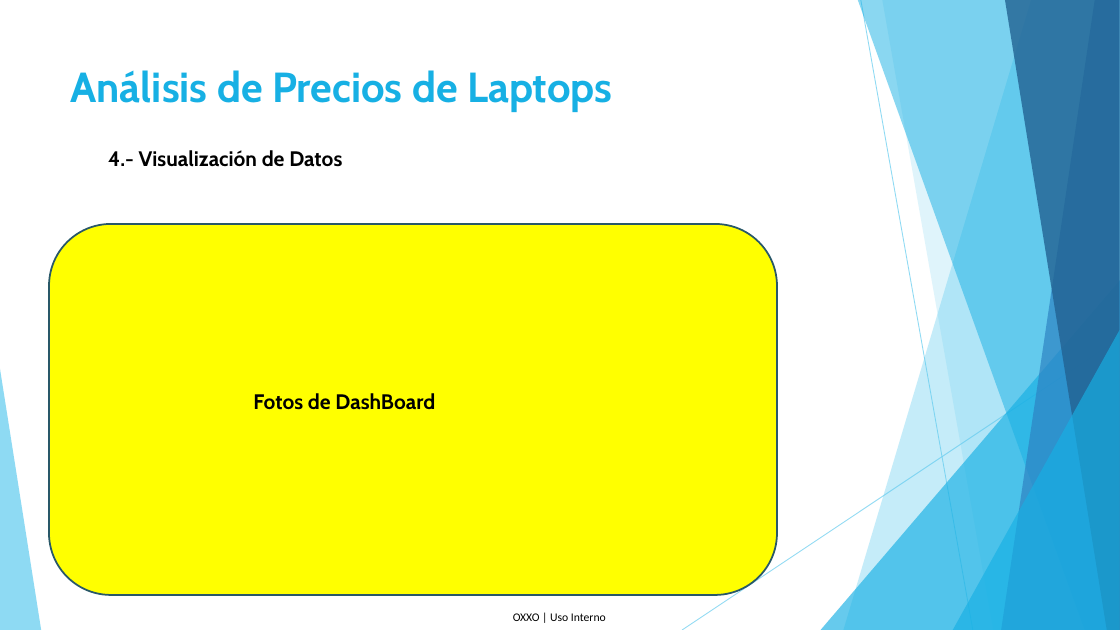
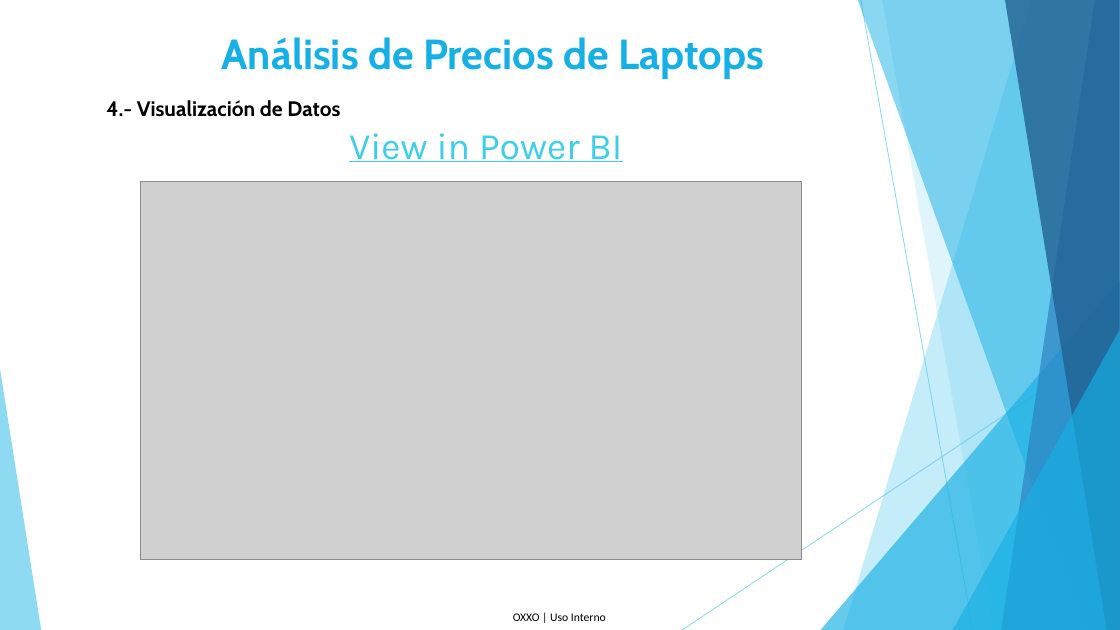
Before and after one commit to pinefox8383/Proyecto_Final_Diplomado, a slide deck: slide 9 of Presentación.pptx. Drawn at 1120x630 pixels with LibreOffice and Linux fonts; fonts in the diff are those of the drawing; grey boxes stand for pictures. Boxes give left, top, right and bottom in pixels: in the first picture for what was removed or moved away, otherwise in the second. Text is boxed around its words. In the diff, an @@ line names an element or a change of style, - is before the commit and + after.

```diff
--- a/Presentación.pptx
+++ b/Presentación.pptx
@@ title "Análisis de Precios de Laptops": place and size @@
-title "Análisis de Precios de Laptops" at box(71, 70, 613, 112)
+title "Análisis de Precios de Laptops" at box(222, 37, 764, 79)
@@ title "Análisis de Precios de Laptops" at box(222, 37, 764, 79): alignment left to centre @@
@@ text "4.- Visualización de Datos": place and size @@
-text "4.- Visualización de Datos" at box(108, 150, 342, 167)
+text "4.- Visualización de Datos" at box(106, 100, 340, 117)
@@ text added at box(349, 133, 623, 162), 32 pt, text #3FCDE7, underline @@
+View in Power BI
@@ picture added at box(140, 181, 802, 560) @@
@@ rounded rectangle removed at box(49, 224, 777, 596) @@
@@ text removed at box(253, 393, 435, 410) @@
-Fotos de DashBoard
```
Also in this commit, not shown: 1 slide removed.
